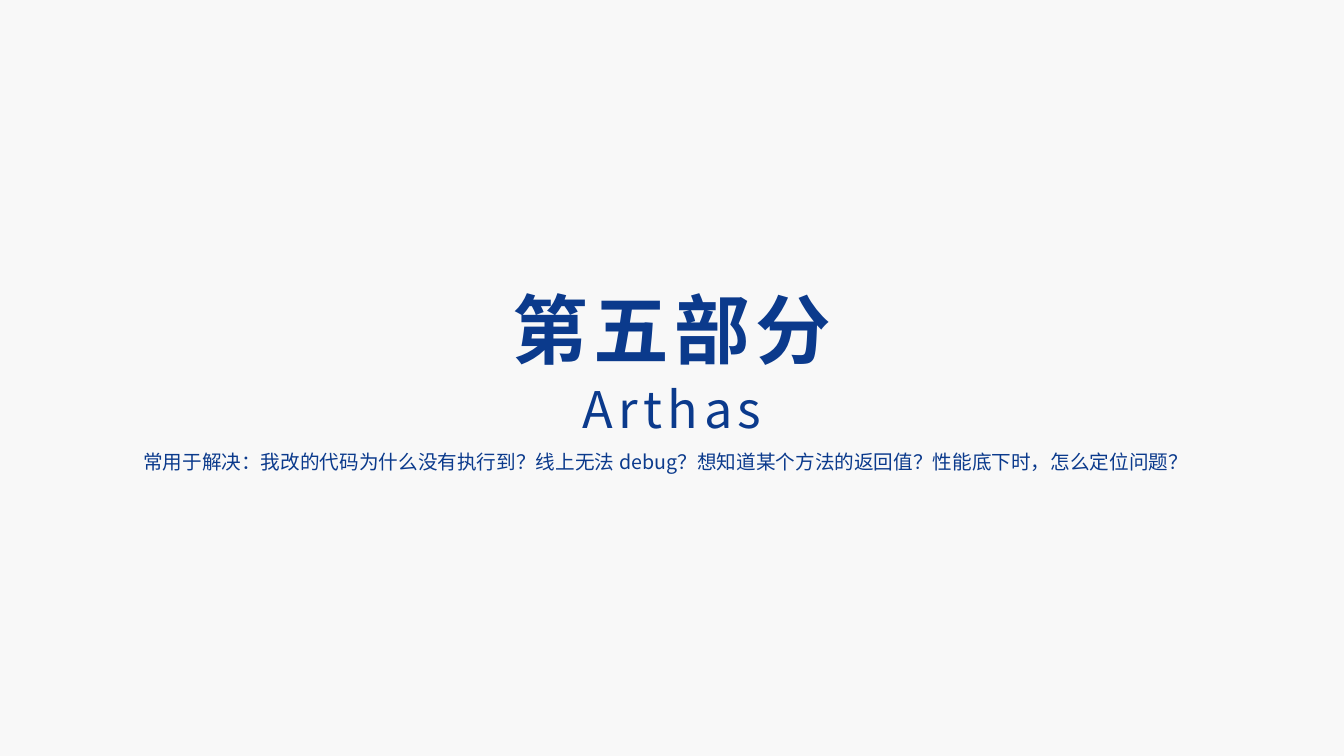
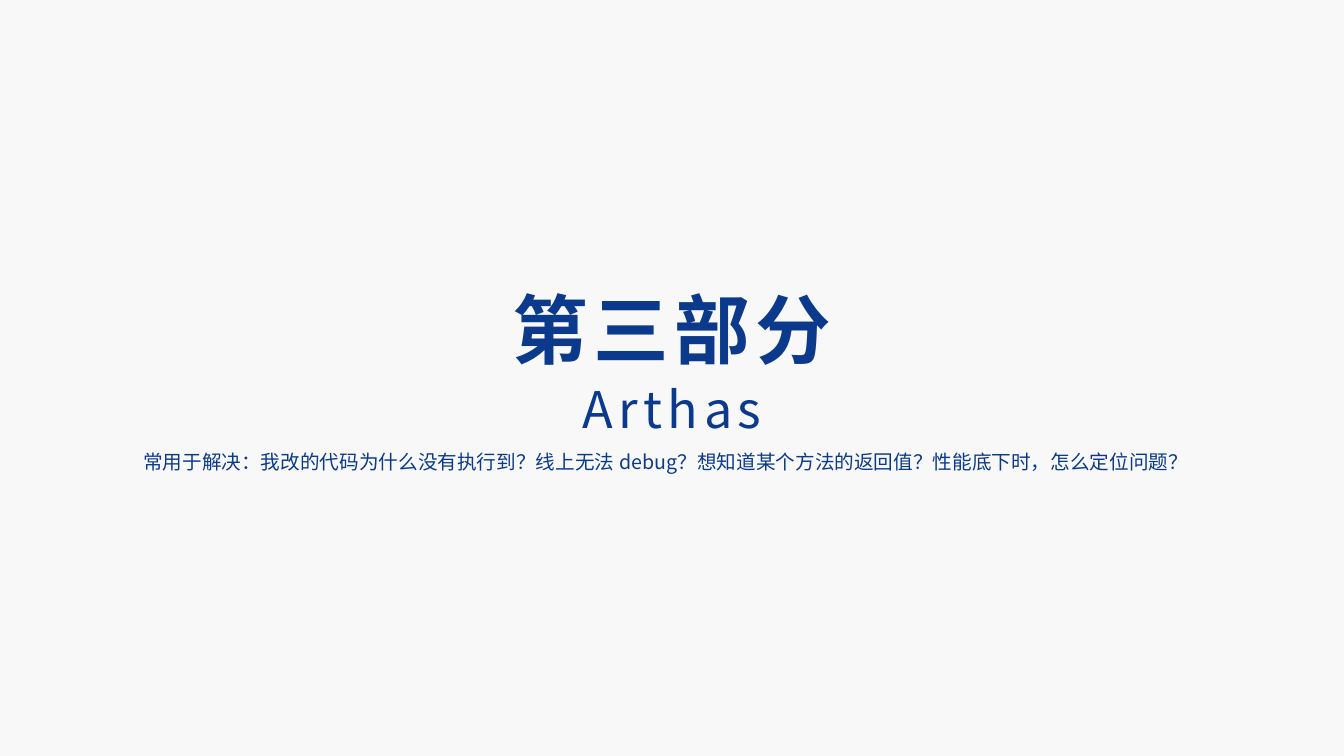
Before and after one commit to kinghaoyu/effectivejava, a slide deck: slide 28 of src/main/resources/ppt/后端技术分享之日常开发中的常用技巧.pptx (slide 29 before the commit). Drawn at 1344x756 pixels with LibreOffice and Linux fonts; fonts in the diff are those of the drawing; background and template pictures are left out. Boxes give left, top, right and bottom in pixels: in the first picture for what was removed or moved away, otherwise in the second. Text is boxed around its words. In the diff, an @@ line names an element or a change of style, - is before the commit and + after.

```diff
--- a/src/main/resources/ppt/后端技术分享之日常开发中的常用技巧.pptx
+++ b/src/main/resources/ppt/后端技术分享之日常开发中的常用技巧.pptx
@@ text at (x1=512, y1=293, x2=831, y2=365): text changed @@
-第五部分
+第三部分
```
Also in this commit, not shown: 2 other slides changed, 1 slide added, 2 slides removed, 1 other file.
